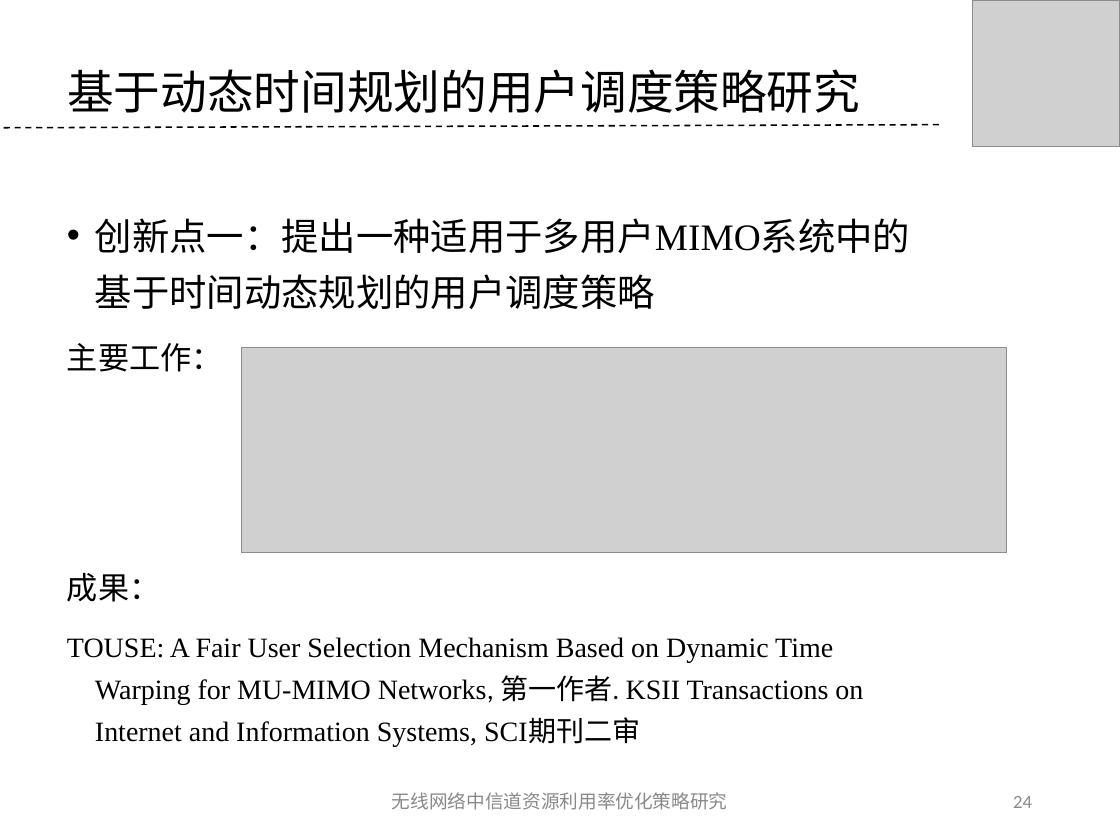
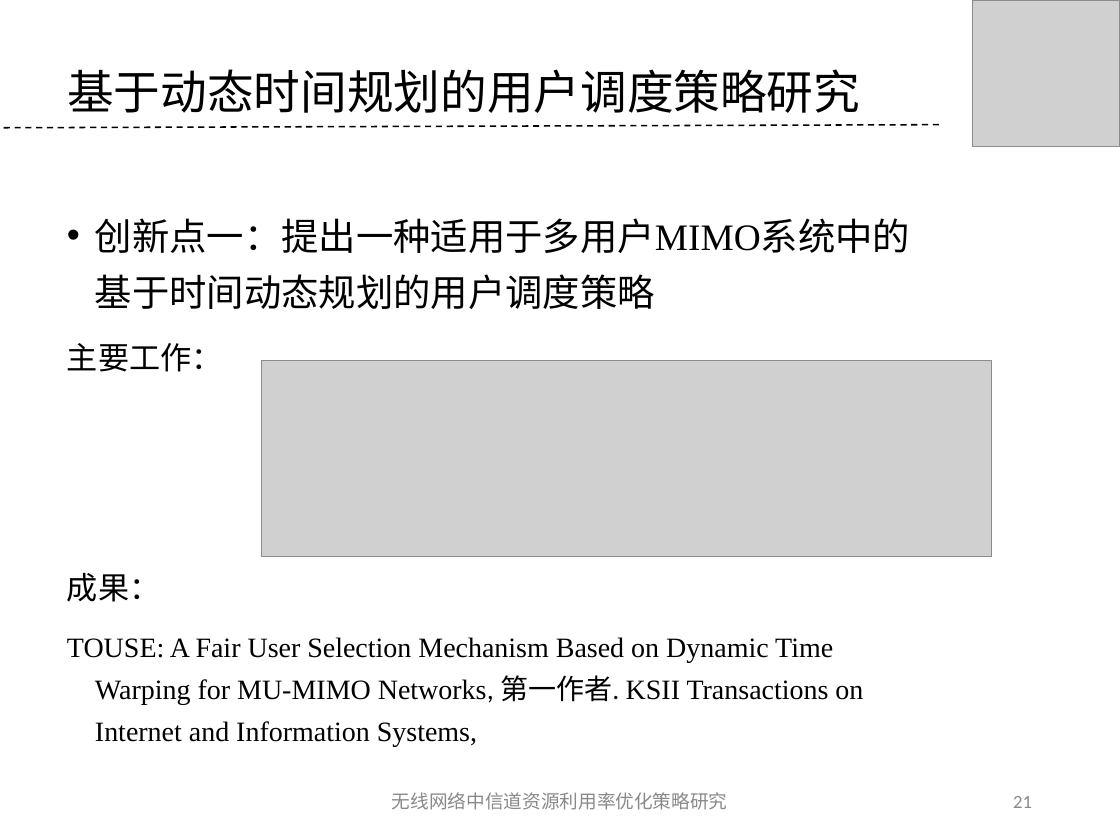
Before and after one commit to tangzhaoshu/playground, a slide deck: slide 21 of ResearchWork/毕业答辩--唐兆树.ppt (slide 24 before the commit). Drawn at 1120x840 pixels with LibreOffice and Linux fonts; fonts in the diff are those of the drawing; grey boxes stand for pictures; background and template pictures are left out. Boxes give left, top, right and bottom in pixels: in the first picture for what was removed or moved away, otherwise in the second. Text is boxed around its words. In the diff, an @@ line names an element or a change of style, - is before the commit and + after.

```diff
--- a/ResearchWork/毕业答辩--唐兆树.ppt
+++ b/ResearchWork/毕业答辩--唐兆树.ppt
@@ picture: place and size @@
-picture at [242, 347, 1007, 552]
+picture at [262, 361, 992, 557]
@@ text at [67, 637, 863, 747]: text changed @@
-TOUSE: A Fair User Selection Mechanism Based on Dynamic Time Warping for MU-MIMO Networks, 第一作者. KSII Transactions on Internet and Information Systems, SCI期刊二审
+TOUSE: A Fair User Selection Mechanism Based on Dynamic Time Warping for MU-MIMO Networks, 第一作者. KSII Transactions on Internet and Information Systems,
@@ page number at [1013, 796, 1032, 808]: text changed @@
-24
+21
```
Also in this commit, not shown: 18 other slides changed, 2 slides removed, 47 other files.
